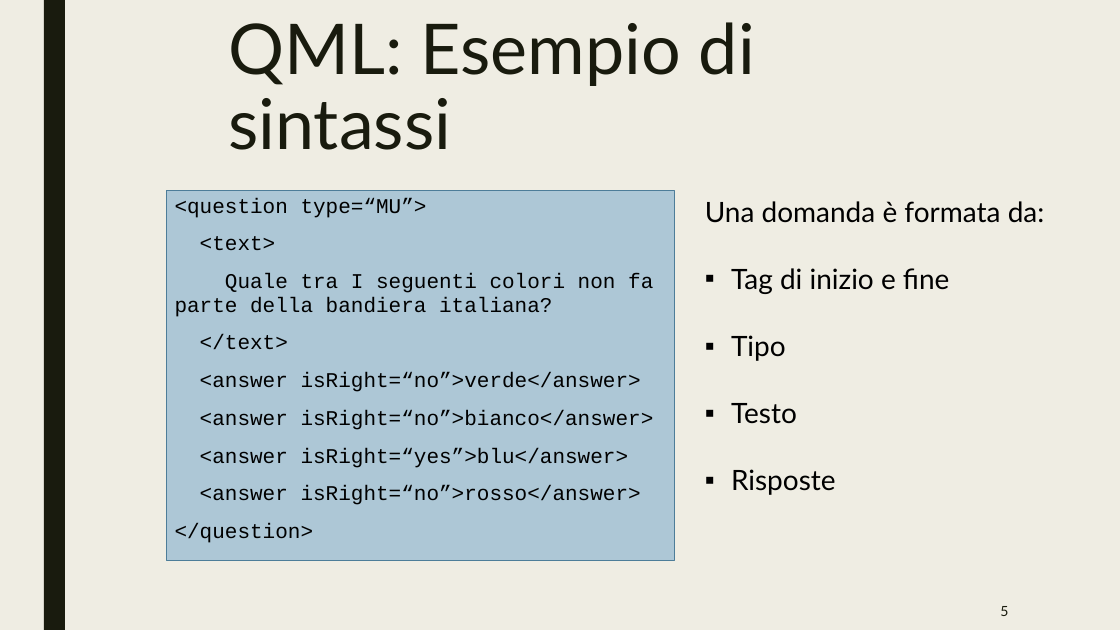
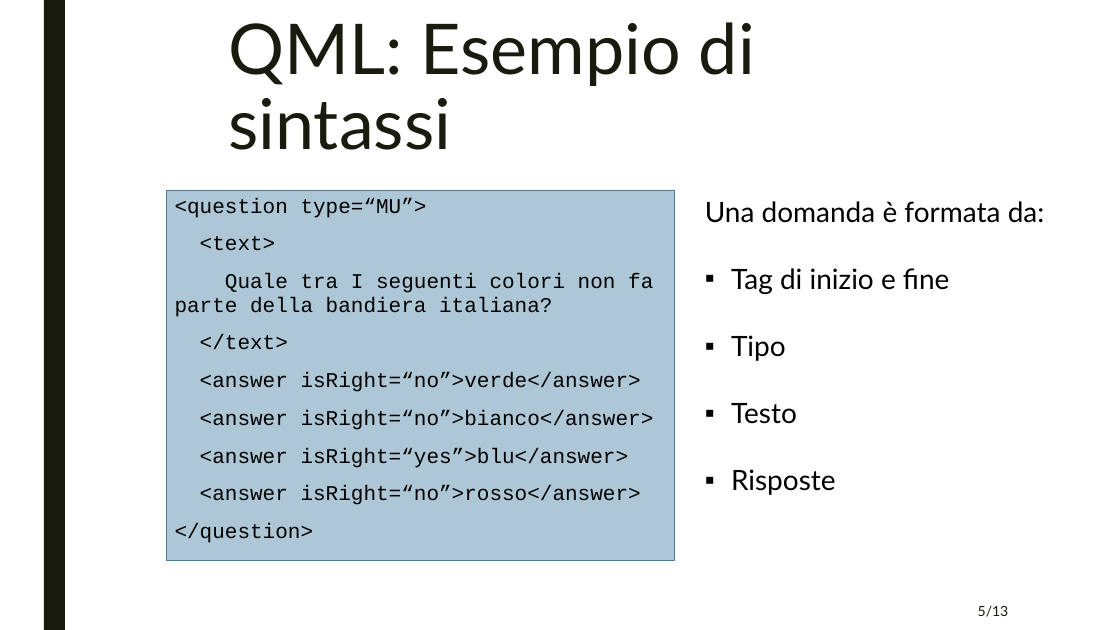
Before and after one commit to team404swe/Documenti, a slide deck: slide 6 of presentazione/RA/presentazioneRA.pptx. Drawn at 1120x630 pixels with LibreOffice and Linux fonts; fonts in the diff are those of the drawing. Boxes give left, top, right and bottom in pixels: in the first picture for what was removed or moved away, otherwise in the second. Text is boxed around its words. In the diff, an @@ line names an element or a change of style, - is before the commit and + after.

```diff
--- a/presentazione/RA/presentazioneRA.pptx
+++ b/presentazione/RA/presentazioneRA.pptx
@@ background #EFEDE3 to #FFFFFF @@
@@ page number at box(978, 606, 1009, 617): text changed @@
-5
+5/13
```
Also in this commit, not shown: 10 other slides changed, 3 slides added, 1 slide removed.
